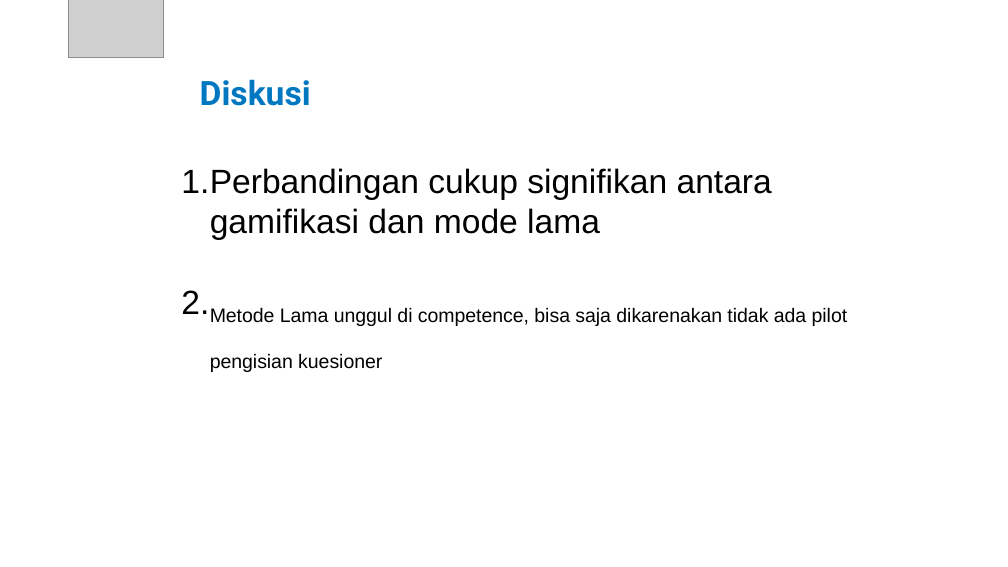
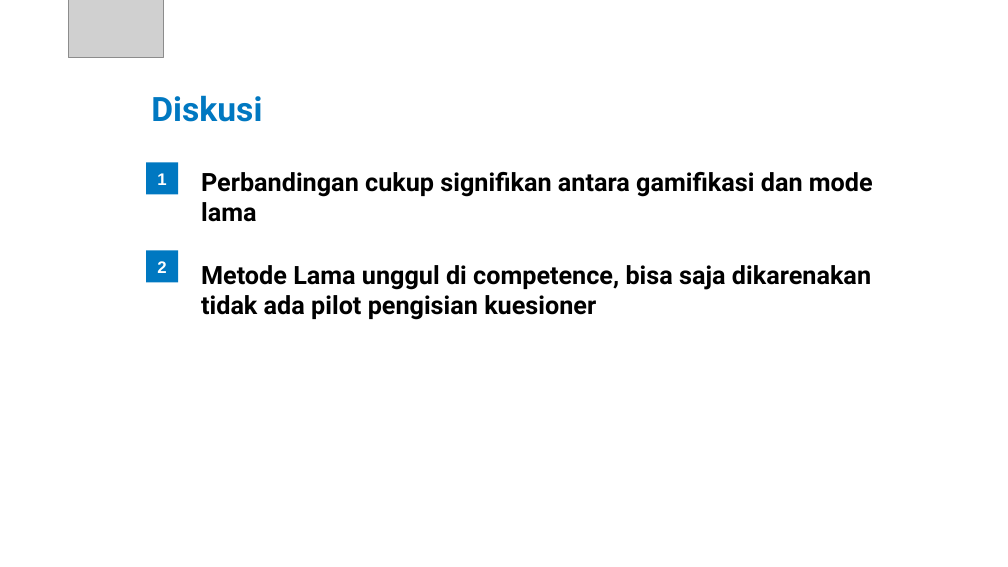
Before and after one commit to tdimk2023p/final-project-gzaber00, a slide deck: slide 19 of Laporan/6025222014_FP_Gamifikasi_SKM.pptx. Drawn at 1008x567 pixels with LibreOffice and Linux fonts; fonts in the diff are those of the drawing; grey boxes stand for pictures; background and template pictures are left out. Boxes give left, top, right and bottom in pixels: in the first picture for what was removed or moved away, otherwise in the second. Text is boxed around its words. In the diff, an @@ line names an element or a change of style, - is before the commit and + after.

```diff
--- a/Laporan/6025222014_FP_Gamifikasi_SKM.pptx
+++ b/Laporan/6025222014_FP_Gamifikasi_SKM.pptx
@@ text "Diskusi": place and size @@
-text "Diskusi" at (200, 79, 311, 106)
+text "Diskusi" at (151, 95, 262, 122)
@@ rectangle added at (146, 163, 178, 194), fill #0078C1, 16 pt, text #FFFFFF, bold @@
+1
@@ text at (181, 168, 772, 240): paragraph removed @@
-1. Perbandingan cukup signifikan antara gamifikasi dan mode lama
@@ text added at (201, 172, 873, 222), 24 pt, text #000000, bold @@
+Perbandingan cukup signifikan antara gamifikasi dan mode lama
@@ rectangle added at (146, 250, 178, 282), fill #0078C1, 16 pt, text #FFFFFF, bold @@
+2
@@ text "Metode Lama unggul di competence, ...": place and size @@
-text "Metode Lama unggul di competence, ..." at (181, 168, 848, 372)
+text "Metode Lama unggul di competence, ..." at (201, 265, 871, 320)
@@ text "Metode Lama unggul di competence, ..." at (201, 265, 871, 320): size 32 to 24 pt, font Arial to Roboto, now on the baseline, bold on; bullet 1. to none @@
```
